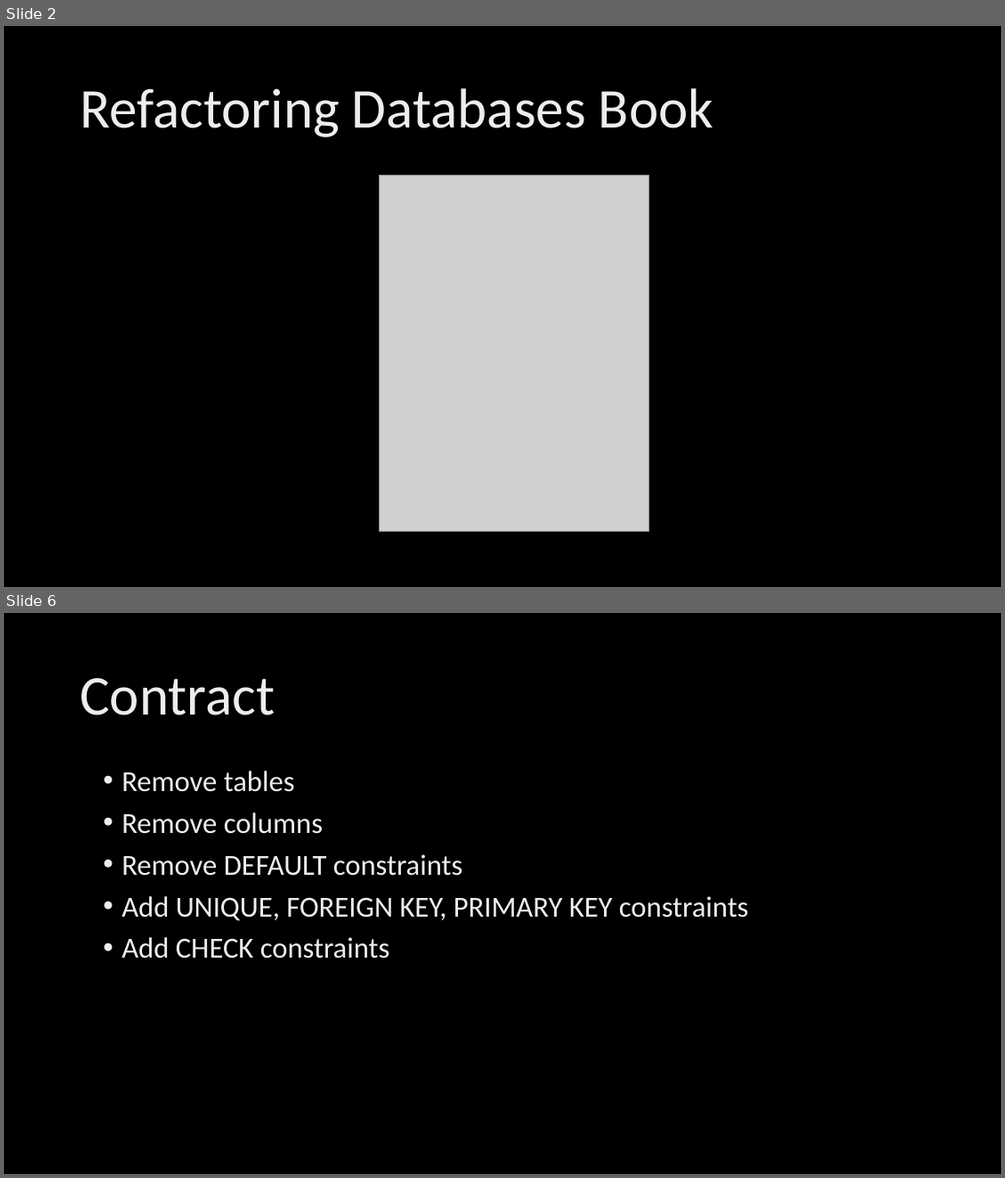
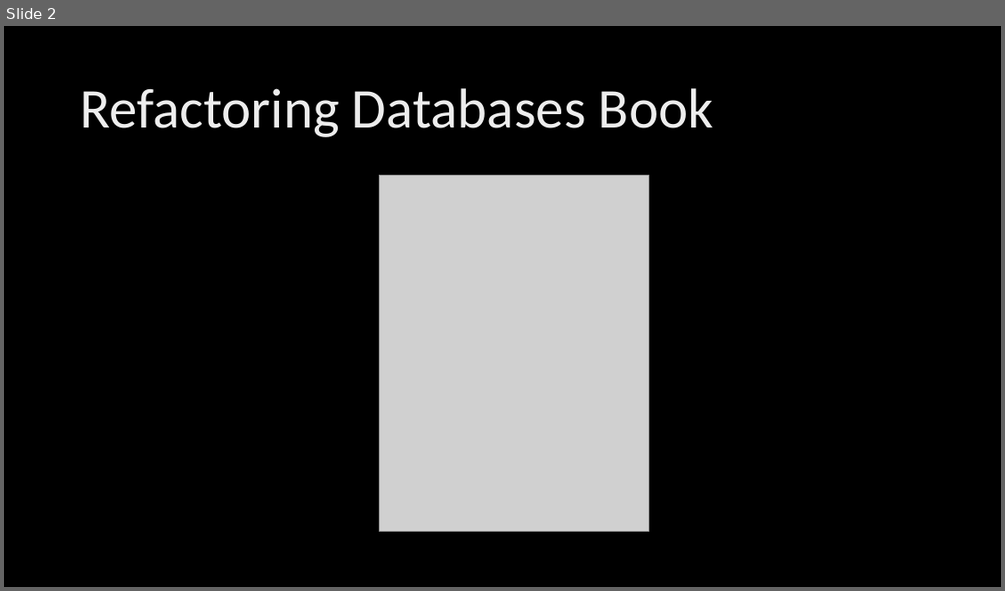
Before and after one commit to poedevop-fm/Database-Refactoring-Demo, a slide deck: Triggers & Refactoring.pptx. Shown one above the other, each under a label of ours: slides 2 and 6 before the commit, slide 2 after it; the slides between them are not shown. The pictures are 1005x1178 and 1005x591 pixels, drawn with LibreOffice and Linux fonts; fonts in the diff are those of the drawing; grey boxes stand for pictures; background and template pictures are left out. Boxes give left, top, right and bottom in pixels: in the first picture for what was removed or moved away, otherwise in the second. Text is boxed around its words. In the diff, an @@ line names an element or a change of style, - is before the commit and + after.

```diff
--- a/Triggers & Refactoring.pptx
+++ b/Triggers & Refactoring.pptx
@@ slide 6 removed at [4, 613, 1001, 1174], background picture (left out) @@
@@ title removed at [80, 678, 275, 715] @@
-Contract
@@ text removed at [121, 771, 748, 958] @@
-• Remove tables
-• Remove columns
-• Remove DEFAULT constraints
-• Add UNIQUE, FOREIGN KEY, PRIMARY KEY constraints
-• Add CHECK constraints
```
Also in this commit, not shown: 3 other slides removed, 2 other files.
